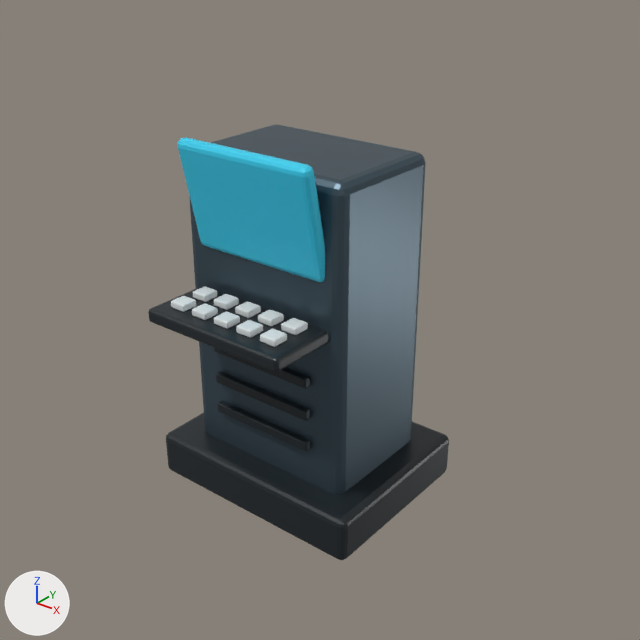
What one commit did to the Blender file Tools/ArtSource/Complementos/ConsolaTecnico.blend.
Before and after are seen from a 50 mm camera at (147.4, -177.8, 164.7) aimed at (6.5, -1.7, 55.5). Arrows for +X, +Y and +Z are at lower left; the lights stay in place. The older version comes first.

Objects in the first picture: 'SM_ConsolaTecnico'.
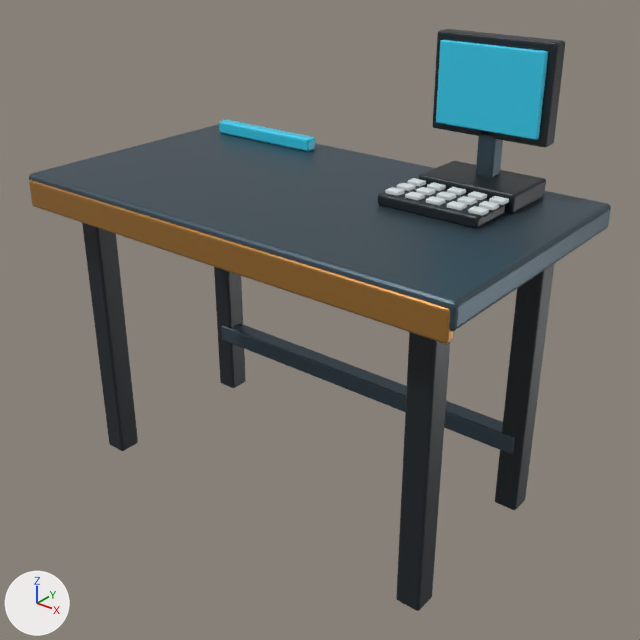
The change, as a diff of the scene's bpy script:
```diff
--- a/Tools/ArtSource/Complementos/ConsolaTecnico.blend.py
+++ b/Tools/ArtSource/Complementos/ConsolaTecnico.blend.py
@@ me_cube @@
-me_cube.from_pydata(...)  # 1632 vertices, 1666 faces; spans x -35.0..35.0, y -39.0..27.5, z -7.0..100.7
+me_cube.from_pydata(...)  # 2688 vertices, 2744 faces; spans x -70.0..70.0, y -39.5..39.0, z 0.0..132.5
+# me_cube part 1: the loose piece of 96 vertices spanning x 13.5..18.5, y -26.5..-21.5, z 57.0..59.0 is scaled about its middle by (0.828, 0.609, 0.5), then moved by (11.0, 27.0, 38.0)
+# me_cube part 2: the loose piece of 96 vertices spanning x 5.5..10.5, y -26.5..-21.5, z 57.0..59.0 is scaled about its middle by (0.828, 0.609, 0.5), then moved by (19.0, 32.0, 38.0)
+# me_cube part 3: the loose piece of 96 vertices spanning x 13.5..18.5, y -34.5..-29.5, z 57.0..59.0 is scaled about its middle by (0.828, 0.609, 0.5), then moved by (11.0, 45.0, 38.0)
+# me_cube part 4: the loose piece of 96 vertices spanning x -2.5..2.5, y -26.5..-21.5, z 57.0..59.0 is scaled about its middle by (0.828, 0.609, 0.5), then moved by (33.0, 27.0, 38.0)
+# me_cube part 5: the loose piece of 96 vertices spanning x 5.5..10.5, y -34.5..-29.5, z 57.0..59.0 is scaled about its middle by (0.828, 0.609, 0.5), then moved by (25.0, 40.0, 38.0)
+# me_cube part 6: the loose piece of 96 vertices spanning x -23.0..23.0, y -39.0..-15.0, z 53.0..57.0 is scaled about its middle by (0.0842, 0.121, 0.265), then moved by (33.0, 40.0, 41.0), in mat_m_apoyo_blanco (white #e7edef)
+# me_cube part 7: the loose piece of 96 vertices spanning x -10.5..-5.5, y -26.5..-21.5, z 57.0..59.0 is scaled about its middle by (0.828, 0.609, 0.5), then moved by (47.0, 27.0, 38.0)
+# me_cube part 8: the loose piece of 96 vertices spanning x -2.5..2.5, y -34.5..-29.5, z 57.0..59.0 is scaled about its middle by (0.828, 0.609, 0.5), then moved by (39.0, 40.0, 38.0)
+# me_cube part 9: the loose piece of 96 vertices spanning x -18.5..-13.5, y -26.5..-21.5, z 57.0..59.0 is scaled about its middle by (0.828, 0.609, 0.5), then moved by (55.0, 37.0, 38.0)
+# me_cube part 10: the loose piece of 96 vertices spanning x -10.5..-5.5, y -34.5..-29.5, z 57.0..59.0 is scaled about its middle by (0.828, 0.609, 0.5), then moved by (53.0, 35.0, 38.0)
+# me_cube part 11: the loose piece of 96 vertices spanning x -18.5..-13.5, y -34.5..-29.5, z 57.0..59.0 is scaled about its middle by (0.828, 0.609, 0.5), then moved by (61.0, 40.0, 38.0)
+# me_cube part 12: the loose piece of 96 vertices spanning x -27.0..27.0, y -19.0..19.0, z 4.0..96.0 is scaled about its middle by (0.0745, 0.0801, 0.00884), then moved by (45.0, 13.0, 46.0), in mat_m_apoyo_blanco (white #e7edef)
+# me_cube part 13: the loose piece of 96 vertices spanning x -35.0..35.0, y -27.5..27.5, z -7.0..7.0 is scaled about its middle by (0.0558, 0.0527, 0.0666), then moved by (51.0, 3.0, 96.0), in mat_m_apoyo_blanco (white #e7edef)
+# me_cube part 14: the loose piece of 96 vertices spanning x 13.5..18.5, y -26.5..-21.5, z 57.0..59.0 is copied, and the copy is scaled about its middle by (0.828, 0.609, 0.5), then moved by (35.0, 32.0, 38.0); it spans x 49.0..53.0, y 6.5..9.5, z 95.5..96.5
+# me_cube part 15: the loose piece of 96 vertices spanning x 13.5..18.5, y -26.5..-21.5, z 57.0..59.0 is copied, and the copy is scaled about its middle by (0.828, 0.609, 0.5), then moved by (35.0, 37.0, 38.0); it spans x 49.0..53.0, y 11.5..14.5, z 95.5..96.5
+# me_cube part 16: the loose piece of 96 vertices spanning x -22.0..22.0, y -25.9..-16.1, z 69.3..100.7 is deleted
+# me_cube part 17: the loose piece of 96 vertices spanning x -17.0..17.0, y -21.0..-19.0, z 18.5..21.5 is deleted
+# me_cube part 18: the loose piece of 96 vertices spanning x -17.0..17.0, y -21.0..-19.0, z 28.5..31.5 is deleted
+# me_cube part 19: the loose piece of 96 vertices spanning x -17.0..17.0, y -21.0..-19.0, z 38.5..41.5 is deleted
+# me_cube part 20: 1248 vertices added at x -70.0..70.0, y -39.5..39.0, z 0.0..132.5
 me_cube.materials.append(mat_m_apoyo_goma)
@@ me_cube @@
 me_cube.materials.append(mat_m_apoyo_blanco)
+me_cube.materials.append(mat_m_apoyo_bronce)  # orange #bc8642
@@ ob_sm_consolatecnico @@
 ob_sm_consolatecnico = bpy.data.objects.new('SM_ConsolaTecnico', me_cube)
-ob_sm_consolatecnico.location = (0.0, 0.0, 7.0)
+ob_sm_consolatecnico.location = (0.0, 0.0, 0.0)
```

Location of each change, [x1, y1, x2, y2] in pixels of the pictures (640 x 640 px; the box of a moved part takes in the faces that stretch with it):
'SM_ConsolaTecnico', reshaped, moved (93% wider, 33% taller)
    before: [148, 124, 449, 560]
    after: [29, 29, 611, 611]
part 1 of me_cube, moved or reshaped
    before: [281, 318, 308, 335]
    after: [385, 187, 405, 196]
part 2 of me_cube, moved or reshaped
    before: [258, 309, 284, 326]
    after: [397, 183, 416, 191]
part 3 of me_cube, moved or reshaped
    before: [260, 329, 287, 347]
    after: [407, 178, 426, 187]
part 4 of me_cube, moved or reshaped
    before: [235, 301, 261, 318]
    after: [405, 192, 425, 201]
part 5 of me_cube, moved or reshaped
    before: [236, 320, 263, 338]
    after: [416, 187, 436, 196]
part 6 of me_cube, moved or reshaped
    before: [148, 286, 328, 372]
    after: [427, 182, 446, 191]
part 7 of me_cube, moved or reshaped
    before: [213, 294, 239, 310]
    after: [426, 196, 445, 206]
part 8 of me_cube, moved or reshaped
    before: [214, 311, 240, 329]
    after: [436, 191, 456, 201]
part 9 of me_cube, moved or reshaped
    before: [193, 286, 217, 302]
    after: [447, 187, 466, 196]
part 10 of me_cube, moved or reshaped
    before: [192, 303, 218, 320]
    after: [447, 201, 467, 211]
part 11 of me_cube, moved or reshaped
    before: [171, 296, 196, 312]
    after: [457, 196, 477, 205]
part 12 of me_cube, moved or reshaped
    before: [189, 124, 426, 494]
    after: [468, 191, 487, 200]
part 13 of me_cube, moved or reshaped
    before: [166, 413, 449, 560]
    after: [468, 206, 489, 216]
part 14 of me_cube, added
    after: [479, 201, 499, 210]
part 15 of me_cube, added
    after: [489, 196, 509, 205]
part 16 of me_cube, deleted (cyan)
    before: [178, 137, 325, 282]
part 17 of me_cube, deleted (black)
    before: [218, 401, 310, 452]
part 18 of me_cube, deleted (black)
    before: [216, 372, 310, 421]
part 19 of me_cube, deleted (black)
    before: [214, 348, 310, 389]
part 20 of me_cube, added
    after: [29, 29, 611, 611]
